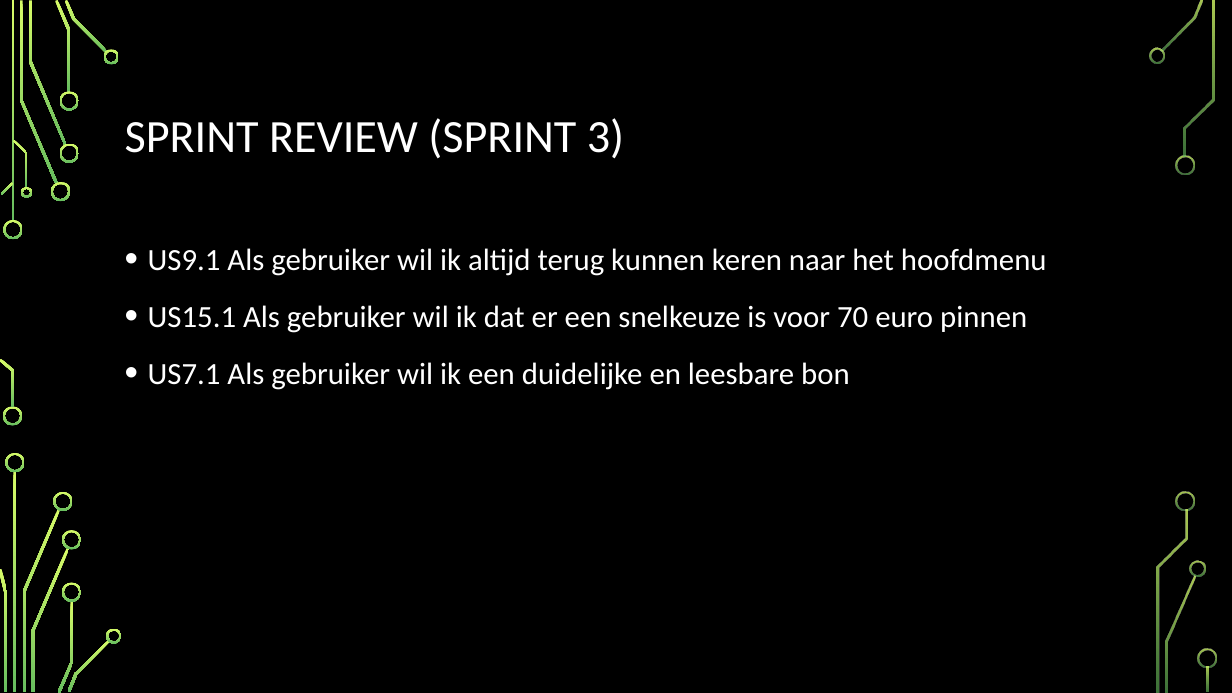
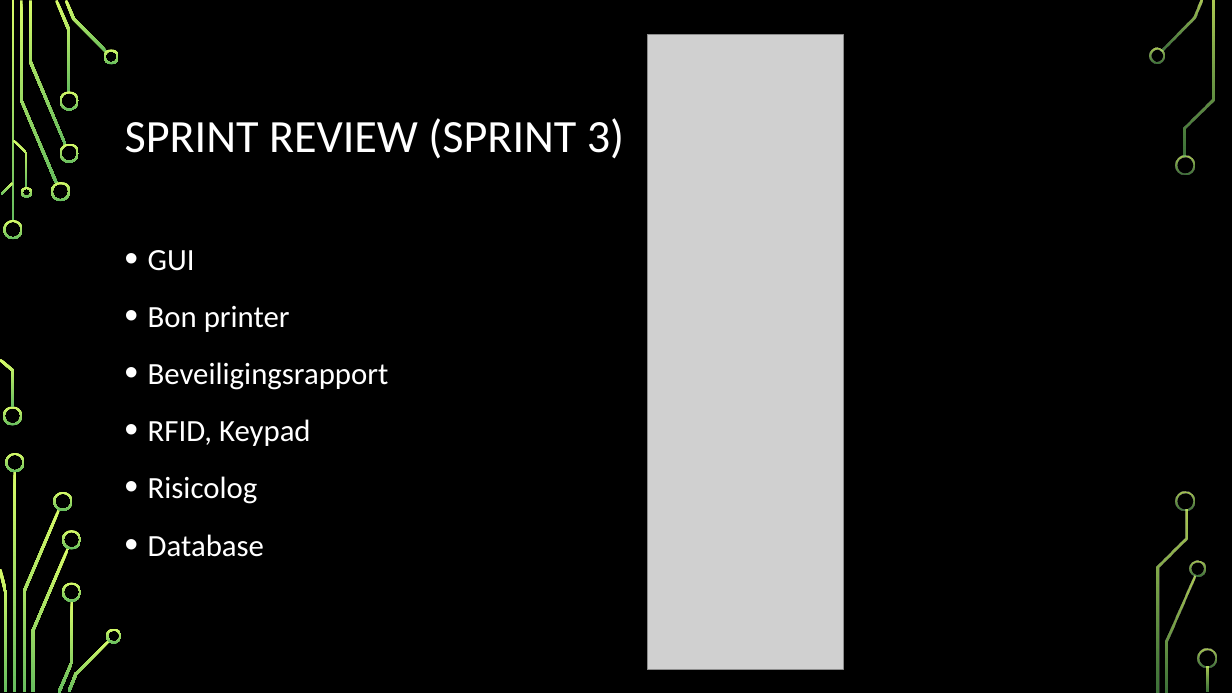
Before and after one commit to Jelle-Beek/Bank, a slide deck: slide 2 of PO meeting/PO Meeting Sprint 3 .pptx. Drawn at 1232x693 pixels with LibreOffice and Linux fonts; fonts in the diff are those of the drawing; grey boxes stand for pictures; background and template pictures are left out. Boxes give left, top, right and bottom in pixels: in the first picture for what was removed or moved away, otherwise in the second. Text is boxed around its words. In the diff, an @@ line names an element or a change of style, - is before the commit and + after.

```diff
--- a/PO meeting/PO Meeting Sprint 3 .pptx
+++ b/PO meeting/PO Meeting Sprint 3 .pptx
@@ picture added at box(647, 34, 843, 669) @@
@@ text at box(148, 250, 389, 557): text changed @@
-• US9.1 Als gebruiker wil ik altijd terug kunnen keren naar het hoofdmenu
-• US15.1 Als gebruiker wil ik dat er een snelkeuze is voor 70 euro pinnen
-• US7.1 Als gebruiker wil ik een duidelijke en leesbare bon
+• GUI
+• Bon printer
+• Beveiligingsrapport
+• RFID, Keypad
+• Risicolog
+• Database
```
Also in this commit, not shown: 1 other slide changed.
